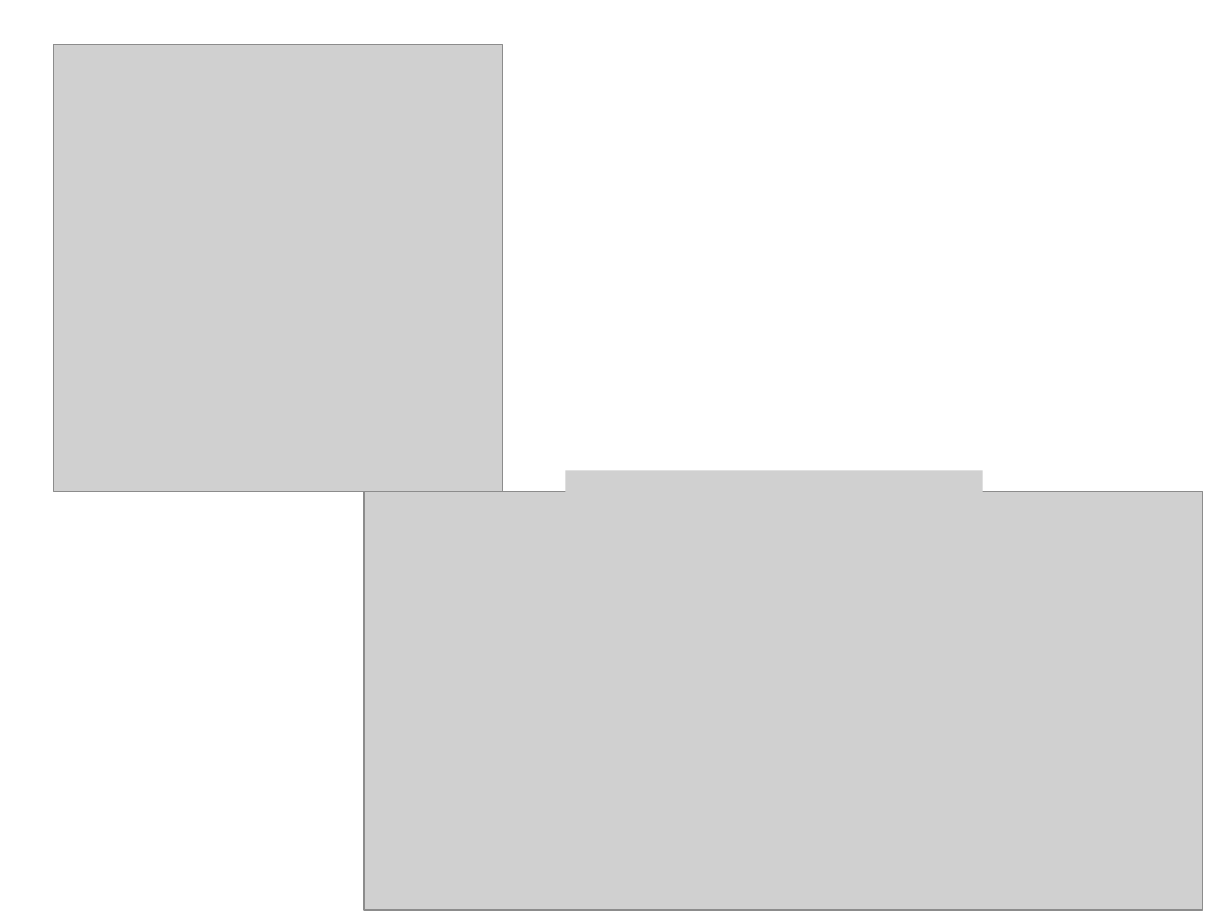
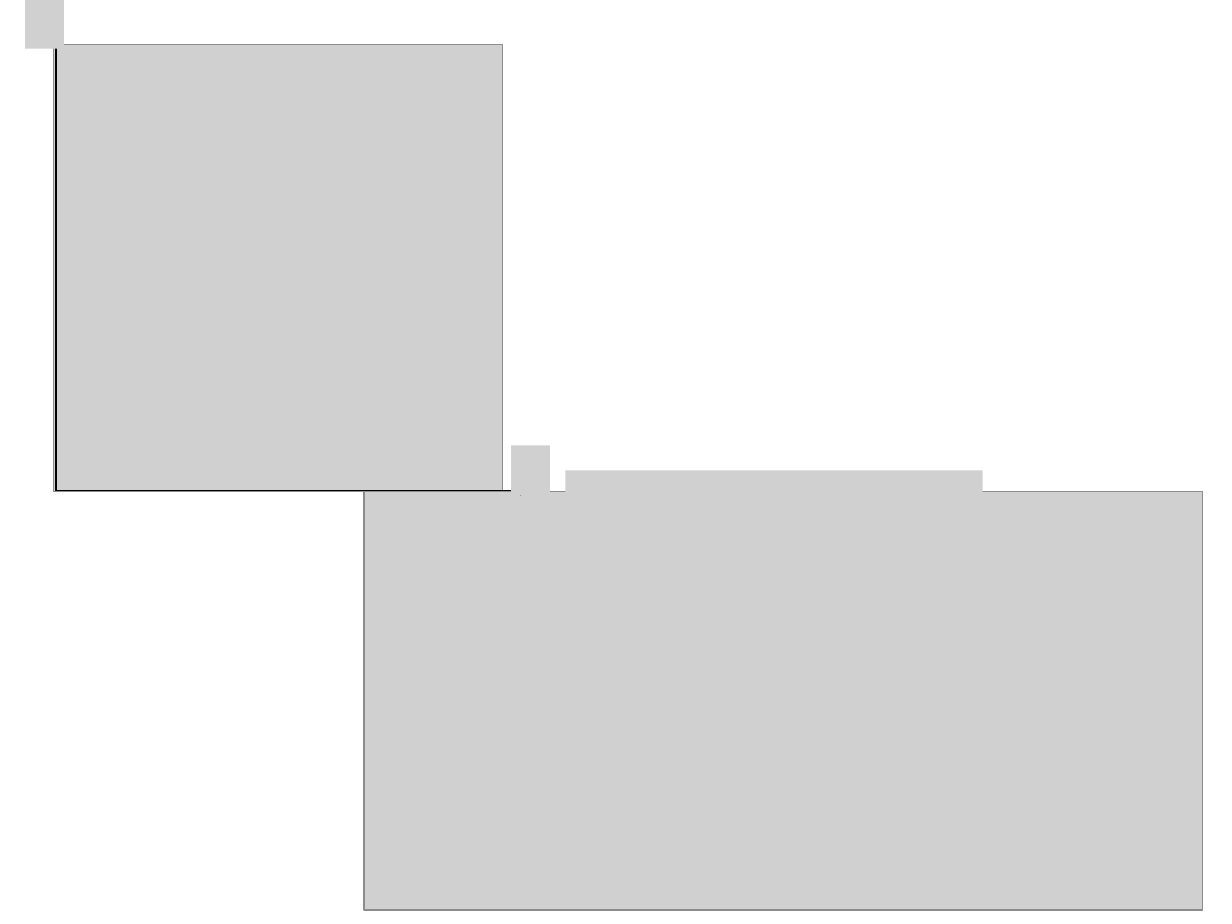
Before and after one commit to noamg/sc, a slide deck: slide 9 of poster.pptx. Drawn at 1232x924 pixels with LibreOffice and Linux fonts; fonts in the diff are those of the drawing; grey boxes stand for pictures. Boxes give left, top, right and bottom in pixels: in the first picture for what was removed or moved away, otherwise in the second. Text is boxed around its words. In the diff, an @@ line names an element or a change of style, - is before the commit and + after.

Commit message:
axes on percolation map

```diff
--- a/poster.pptx
+++ b/poster.pptx
@@ group added at (25, 0, 549, 495): 2 arrows, 2 pictures @@
```
